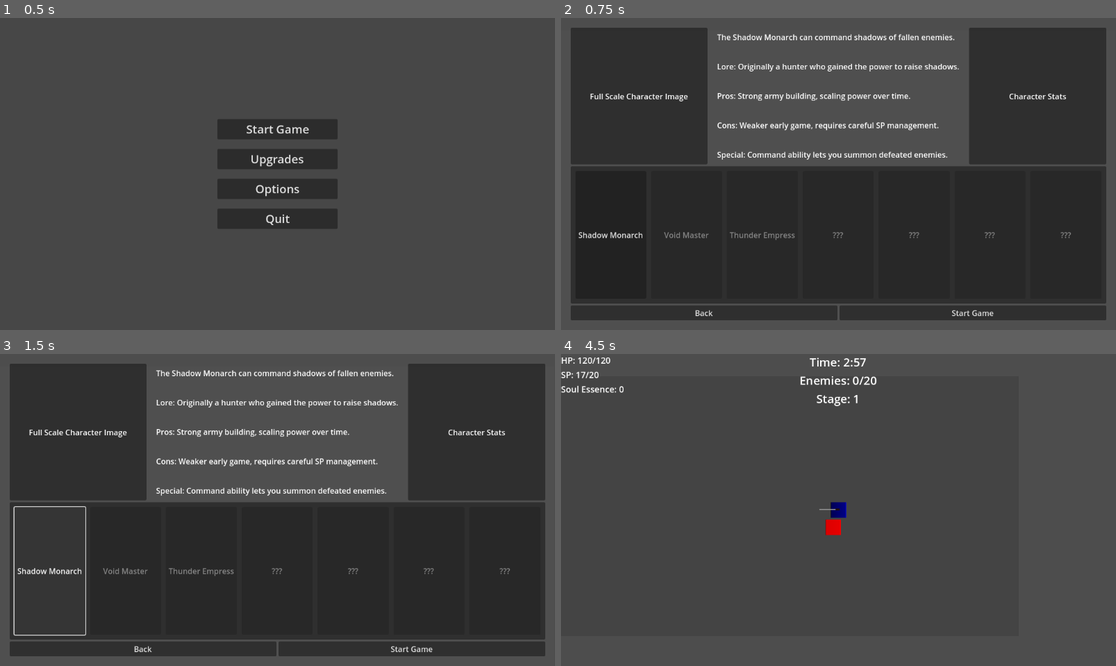
Above: before the commit, frames 1-4 (two rows, left to right).
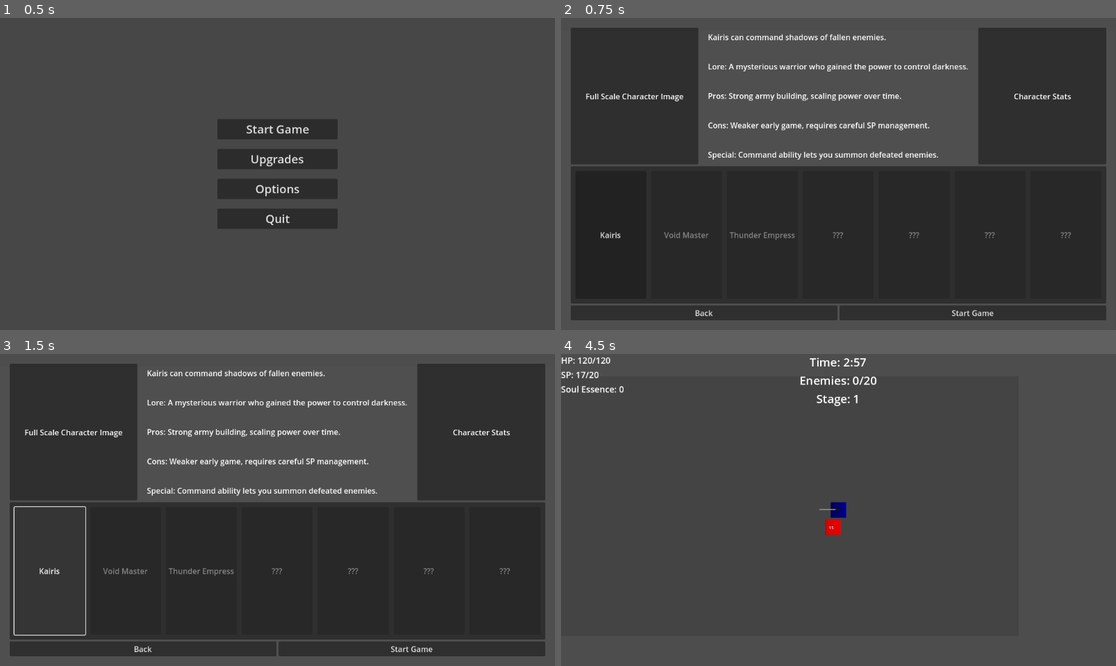
Above: after the commit, the same moments.

Repository: MichelAndary/arena-master-2-godot
Game: Godot game, scene res://scenes/ui/main_menu.tscn
The game is run twice, just before and just after one commit, with the same random seed, the same clock (stepped at 60 frames per second) and the same inputs.
Inputs:
- Up to frame 1 (0.5 s): no input
- Up to frame 2 (0.75 s): click "Start Game" at 0.5 s
- Up to frame 3 (1.5 s): click "Shadow Monarch" (after the commit: "Kairis") at 1.25 s
- Up to frame 4 (4.5 s): click "Start Game" at 2 s; tap Enter at 2.75 s; hold D (move_right) 2.78-3.53 s; tap Shift (dash) at 2.85, 4.35 s; hold S (move_down) 3.53-4.28 s; tap Q (ultimate) at 3.6 s; hold D (move_right) from 4.28 s (still down)

Frame 1 is identical in both runs. In frame 2, 4.1% of the frame differs, in the area x 3-92%, y 3-71%; in frame 3, 4.1%; in frame 4, less than 0.1%.

Commit message:
5-13 7:33 Update

Diff:
--- a/project.godot
+++ b/project.godot
@@ -18,6 +18,7 @@
 [autoload]
 
 GameManager="*res://scripts/autoload/game_manager.gd"
+DamageManager="*res://scripts/autoload/damage_manager.gd"
 
 [input]
 
--- a/scenes/characters/shadow_monarch.tscn
+++ b/scenes/characters/kairis.tscn
@@ -1,6 +1,6 @@
 [gd_scene load_steps=9 format=3 uid="uid://27qju6mnlrr7"]
 
-[ext_resource type="Script" uid="uid://cu0r225osmklj" path="res://scripts/characters/shadow_monarch.gd" id="1_k5vcc"]
+[ext_resource type="Script" uid="uid://cu0r225osmklj" path="res://scripts/characters/kairis.gd" id="1_8k3e5"]
 
 [sub_resource type="CircleShape2D" id="CircleShape2D_3emnh"]
 radius = 20.0
@@ -58,7 +58,7 @@
 }
 
 [node name="ShadowMonarch" type="CharacterBody2D" groups=["player"]]
-script = ExtResource("1_k5vcc")
+script = ExtResource("1_8k3e5")
 
 [node name="Collision" type="CollisionShape2D" parent="." groups=["player"]]
 shape = SubResource("CircleShape2D_3emnh")
--- a/scenes/ui/character_select.gd
+++ b/scenes/ui/character_select.gd
@@ -1,7 +1,7 @@
 extends Control
 
-var selected_character = "Shadow Monarch"
-var unlocked_characters = ["Shadow Monarch"] # Start with only Shadow Monarch unlocked
+var selected_character = "Kairis"
+var unlocked_characters = ["Kairis"] # Start with only Kairis unlocked
 
 func _ready():
 	# Connect character slot buttons
@@ -14,8 +14,8 @@
 	$MainLayout/ActionButtons/BackButton.pressed.connect(_on_back_button_pressed)
 	$MainLayout/ActionButtons/StartButton.pressed.connect(_on_start_button_pressed)
 
-	# Initialize with Shadow Monarch selected
-	update_character_display("Shadow Monarch")
+	# Initialize with Kairis selected
+	update_character_display("Kairis")
 
 	# Set initial visual state of character slots
 	update_character_slots()
@@ -25,9 +25,9 @@
 
 	# Update character description based on selected character
 	match character_name:
-		"Shadow Monarch":
-			$MainLayout/CharacterInfoSection/CharacterDescription.get_child(0).text = "The Shadow Monarch can command shadows of fallen enemies."
-			$MainLayout/CharacterInfoSection/CharacterDescription.get_child(1).text = "Lore: Originally a hunter who gained the power to raise shadows."
+		"Kairis":
+			$MainLayout/CharacterInfoSection/CharacterDescription.get_child(0).text = "Kairis can command shadows of fallen enemies."
+			$MainLayout/CharacterInfoSection/CharacterDescription.get_child(1).text = "Lore: A mysterious warrior who gained the power to control darkness."
 			$MainLayout/CharacterInfoSection/CharacterDescription.get_child(2).text = "Pros: Strong army building, scaling power over time."
 			$MainLayout/CharacterInfoSection/CharacterDescription.get_child(3).text = "Cons: Weaker early game, requires careful SP management."
 			$MainLayout/CharacterInfoSection/CharacterDescription.get_child(4).text = "Special: Command ability lets you summon defeated enemies."
@@ -52,9 +52,9 @@
 				$MainLayout/CharacterInfoSection/CharacterDescription.get_child(i).text = "Character information not available."
 
 func update_character_slots():
-	# Character slot 1 is always Shadow Monarch for now
+	# Character slot 1 is always Kairis for now
 	var slot1 = $MainLayout/CharacterSelectionBar/CharacterSlots/CharacterSlot1
-	slot1.text = "Shadow Monarch"
+	slot1.text = "Kairis"
 
 	# Other slots would be populated from save data or unlocked characters
 	# For now, they're mostly placeholder/locked
@@ -77,7 +77,7 @@
 func _on_character_slot_pressed(slot_number):
 	var character_name = ""
 	match slot_number:
-		1: character_name = "Shadow Monarch"
+		1: character_name = "Kairis"
 		2: character_name = "Void Master"
 		3: character_name = "Thunder Empress"
 
--- /dev/null
+++ b/scenes/ui/floating_damage.tscn
@@ -0,0 +1,24 @@
+[gd_scene load_steps=2 format=3 uid="uid://cd6cepalboc1s"]
+
+[ext_resource type="Script" uid="uid://do6r64841n6t2" path="res://scripts/ui/floating_damage.gd" id="1_n7iih"]
+
+[node name="FloatingDamage" type="Node2D"]
+script = ExtResource("1_n7iih")
+
+[node name="DamageLabel" type="Label" parent="."]
+anchors_preset = 8
+anchor_left = 0.5
+anchor_top = 0.5
+anchor_right = 0.5
+anchor_bottom = 0.5
+offset_left = -20.0
+offset_top = -11.5
+offset_right = 20.0
+offset_bottom = 11.5
+grow_horizontal = 2
+grow_vertical = 2
+theme_override_colors/font_color = Color(1, 1, 1, 1)
+theme_override_colors/font_outline_color = Color(0, 0, 0, 1)
+theme_override_constants/outline_size = 2
+theme_override_font_sizes/font_size = 18
+text = "10"
--- /dev/null
+++ b/scripts/autoload/damage_manager.gd
@@ -0,0 +1,27 @@
+extends Node
+
+var floating_damage_scene = preload("res://scenes/ui/floating_damage.tscn")
+
+# Damage type constants
+const NORMAL = 0
+const CRITICAL = 1
+const TAKEN = 2
+
+func show_damage(value, position, type = NORMAL):
+	# Create instance of the floating damage
+	var floating_damage_scene = load("res://scenes/ui/floating_damage.tscn")
+	var damage_popup = floating_damage_scene.instantiate()
+
+	# Set properties
+	damage_popup.damage_value = value
+	damage_popup.damage_type = type
+	damage_popup.position = position
+
+	# Add slight random offset to prevent overlap
+	damage_popup.position += Vector2(
+		randf_range(-10, 10),
+		randf_range(-10, 10)
+	)
+
+	# Add to scene
+	get_tree().current_scene.add_child(damage_popup)
--- a/scripts/autoload/game_manager.gd
+++ b/scripts/autoload/game_manager.gd
@@ -31,13 +31,13 @@
 
 # Character data
 var character_scenes = {
-	"Shadow Monarch": "res://scenes/characters/shadow_monarch.tscn",
+	"Kairis": "res://scenes/characters/kairis.tscn",
 	"Void Master": "res://scenes/characters/void_master.tscn",
 	"Thunder Empress": "res://scenes/characters/thunder_empress.tscn"
 }
 
 # Character unlocks
-var unlocked_characters = ["Shadow Monarch"]
+var unlocked_characters = ["Kairis"]
 
 func _ready():
 	# Initialize game
--- a/scripts/characters/base_character.gd
+++ b/scripts/characters/base_character.gd
@@ -229,25 +229,17 @@
 	is_attacking = false
 
 func take_damage(amount):
-	print("\n--- PLAYER TAKE DAMAGE ---")
-	print("Character: " + character_name)
-	print("Current health: " + str(health))
-	print("Taking damage: " + str(amount))
-
-	# Apply damage
+	# Print debug info
+	print(character_name + " is taking " + str(amount) + " damage!")
+
+	# Show damage popup in red (taken damage)
+	DamageManager.show_damage(amount, global_position, DamageManager.TAKEN)
+
 	health -= amount
-
-	# Ensure health doesn't go below zero
-	if health < 0:
-		health = 0
-
-	print("New health: " + str(health))
-	print("--- END TAKE DAMAGE ---\n")
-
-	# Update UI
-	emit_signal("health_changed", health, max_health)
-
-	# Check if dead
+	print(character_name + " now has " + str(health) + "/" + str(max_health) + " health")
+
+	update_health_display()
+
 	if health <= 0:
 		die()
 
--- a/scripts/characters/shadow_monarch.gd
+++ b/scripts/characters/kairis.gd
@@ -1,7 +1,7 @@
 extends BaseCharacter
-class_name ShadowMonarch
+class_name Kairis
 
-# Shadow Monarch specific stats
+# Kairis specific stats
 var sp_points = 20  # Shadow Points
 var sp_max = 20
 var intelligence = 10  # Affects shadow command chance
@@ -11,12 +11,12 @@
 @onready var weapon_animator = $WeaponAnimator
 @onready var dagger_hit_area = $WeaponSystem/DaggerHolder/DaggerHitArea
 
-# Shadow Monarch signals
+# Kairis signals
 signal sp_changed(current, maximum)
 
 func _ready():
 	# Override base character properties
-	character_name = "Shadow Monarch"
+	character_name = "Kairis"
 	max_health = 120
 	health = max_health
 	base_damage = 15
--- a/scripts/enemies/base_enemy.gd
+++ b/scripts/enemies/base_enemy.gd
@@ -155,8 +155,14 @@
 func take_damage(amount, source=null):
 	health -= amount
 
-	if debug_mode:
-		print(enemy_name + " took " + str(amount) + " damage! Health: " + str(health) + "/" + str(max_health))
+	# Show damage popup
+	DamageManager.show_damage(
+		amount,
+		global_position,
+		DamageManager.NORMAL if source else DamageManager.TAKEN
+	)
+
+	print(enemy_name + " took " + str(amount) + " damage! Health: " + str(health) + "/" + str(max_health))
 
 	# Check if dead
 	if health <= 0:
@@ -187,6 +193,10 @@
 	queue_free()
 
 func drop_soul_essence():
+	# Use call_deferred to run this function after physics processing is complete
+	call_deferred("_drop_soul_essence_deferred")
+
+func _drop_soul_essence_deferred():
 	# Reference to the soul essence scene
 	var soul_essence_scene = load("res://scenes/pickups/soul_essence.tscn")
 
--- /dev/null
+++ b/scripts/ui/floating_damage.gd
@@ -0,0 +1,33 @@
+extends Node2D
+
+enum DamageType { NORMAL, CRITICAL, TAKEN }
+
+var damage_value = 0
+var damage_type = DamageType.NORMAL
+var velocity = Vector2(0, -80)  # Initial upward movement
+var fade_time = 1.0  # Time in seconds for the text to fade out
+
+func _ready():
+	# Set the label text
+	$DamageLabel.text = str(damage_value)
+
+	# Set color based on damage type
+	match damage_type:
+		DamageType.NORMAL:
+			$DamageLabel.add_theme_color_override("font_color", Color.WHITE)
+		DamageType.CRITICAL:
+			$DamageLabel.add_theme_color_override("font_color", Color.YELLOW)
+			$DamageLabel.scale = Vector2(1.2, 1.2)  # Make critical hits slightly larger
+		DamageType.TAKEN:
+			$DamageLabel.add_theme_color_override("font_color", Color.RED)
+
+	# Start the fade and movement animation
+	var tween = create_tween()
+	tween.set_parallel(true)
+	tween.tween_property(self, "position", position + Vector2(0, -40), fade_time)
+	tween.tween_property(self, "modulate:a", 0.0, fade_time)
+	tween.tween_callback(queue_free).set_delay(fade_time)
+
+func _process(delta):
+	# Add a small horizontal drift
+	position.x += sin(Time.get_ticks_msec() * 0.01) * delta * 10
--- a/scripts/ui/game_hud.gd
+++ b/scripts/ui/game_hud.gd
@@ -47,13 +47,13 @@
 		if not player.health_changed.is_connected(Callable(self, "update_health_display")):
 			player.health_changed.connect(Callable(self, "update_health_display"))
 
-	if player is ShadowMonarch and player.has_signal("sp_changed"):
+	if player is Kairis and player.has_signal("sp_changed"):
 		if not player.sp_changed.is_connected(Callable(self, "update_sp_display")):
 			player.sp_changed.connect(Callable(self, "update_sp_display"))
 
 	# Initial update
 	update_health_display(player.health, player.max_health)
-	if player is ShadowMonarch:
+	if player is Kairis:
 		update_sp_display(player.sp_points, player.sp_max)
 
 func update_health_display(current, maximum):
Not shown, added: scripts/autoload/damage_manager.gd.uid
Renamed: scripts/characters/shadow_monarch.gd.uid -> scripts/characters/kairis.gd.uid
Not shown, added: scripts/ui/floating_damage.gd.uid
